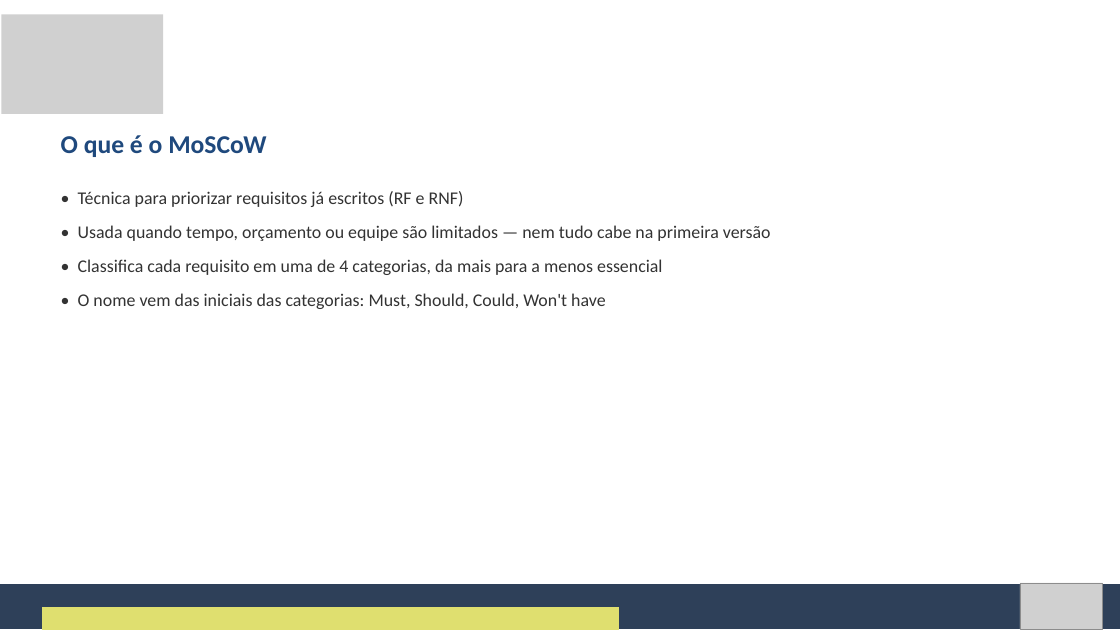
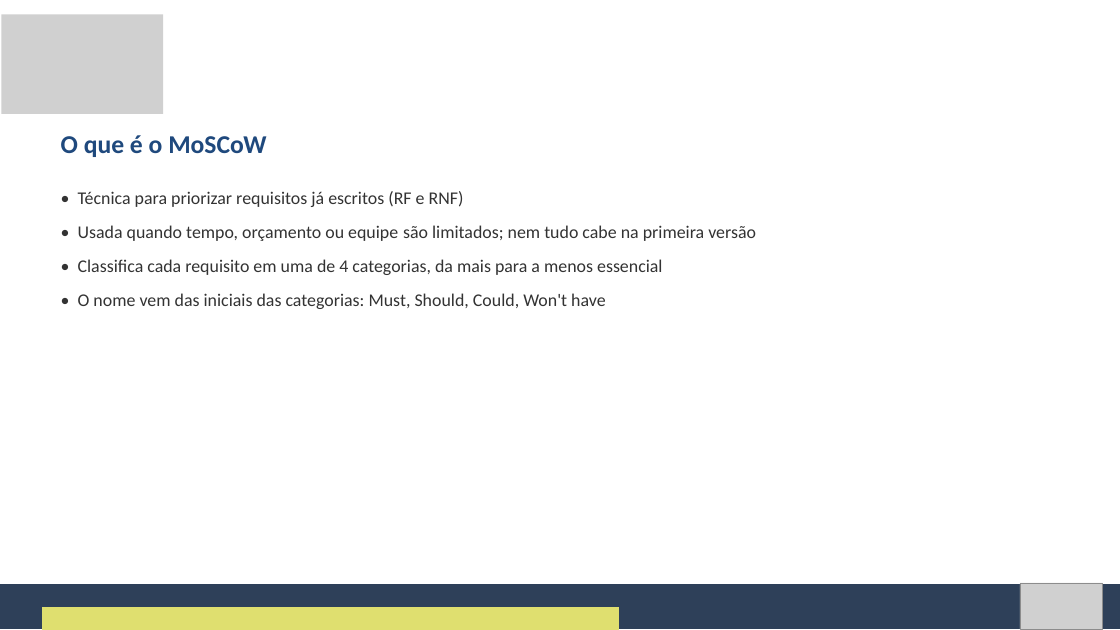
Before and after one commit to Natan20/Curso-Modelagem-De-Sistemas-Material, a slide deck: slide 27 of Aula 02 - 04-09-2026/Aula 2 - Slides.pptx. Drawn at 1120x630 pixels with LibreOffice and Linux fonts; fonts in the diff are those of the drawing; grey boxes stand for pictures. Boxes give left, top, right and bottom in pixels: in the first picture for what was removed or moved away, otherwise in the second. Text is boxed around its words. In the diff, an @@ line names an element or a change of style, - is before the commit and + after.

```diff
--- a/Aula 02 - 04-09-2026/Aula 2 - Slides.pptx
+++ b/Aula 02 - 04-09-2026/Aula 2 - Slides.pptx
@@ text at (78,225,756,241): text changed @@
-• Usada quando tempo, orçamento ou equipe são limitados — nem tudo cabe na primeira versão
+• Usada quando tempo, orçamento ou equipe são limitados; nem tudo cabe na primeira versão
```
Also in this commit, not shown: 14 other slides changed, 2 other files.
